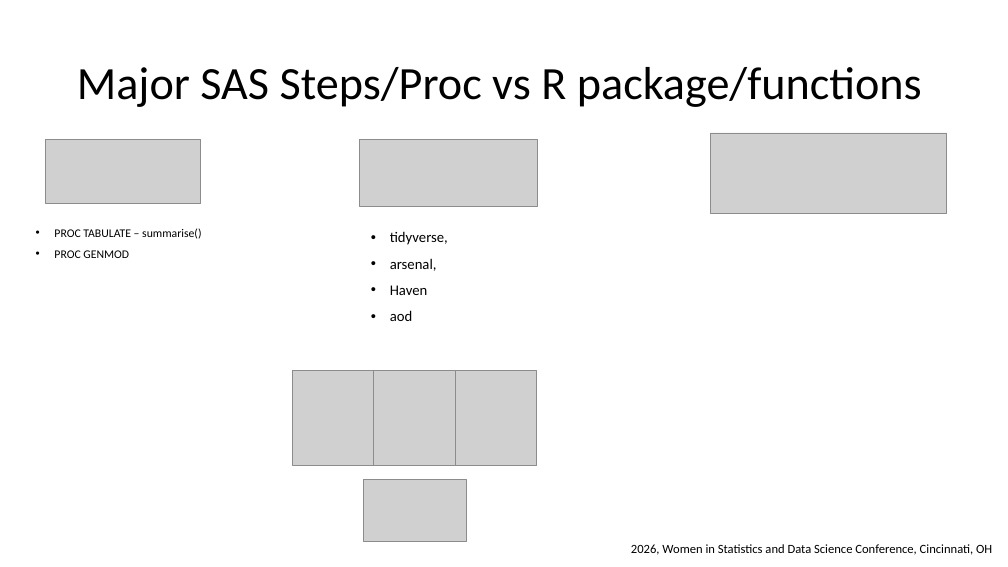
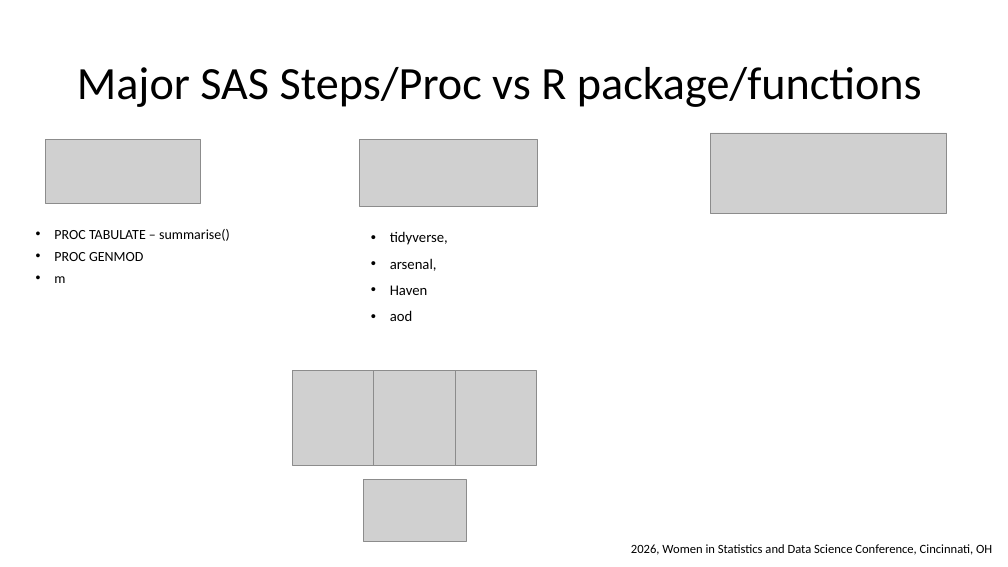
Before and after one commit to wx2123/WSDS-2026-OH, a slide deck: slide 9 of 2026 WSDS - Wujian Xue.pptx. Drawn at 1008x567 pixels with LibreOffice and Linux fonts; fonts in the diff are those of the drawing; grey boxes stand for pictures. Boxes give left, top, right and bottom in pixels: in the first picture for what was removed or moved away, otherwise in the second. Text is boxed around its words. In the diff, an @@ line names an element or a change of style, - is before the commit and + after.

```diff
--- a/2026 WSDS - Wujian Xue.pptx
+++ b/2026 WSDS - Wujian Xue.pptx
@@ text at <box>54,229,230,261</box>: size 11.2 to 13.3 pt @@
@@ text at <box>54,276,65,283</box>: paragraph added @@
+• m
```
Also in this commit, not shown: 1 other slide changed, 1 other file.
